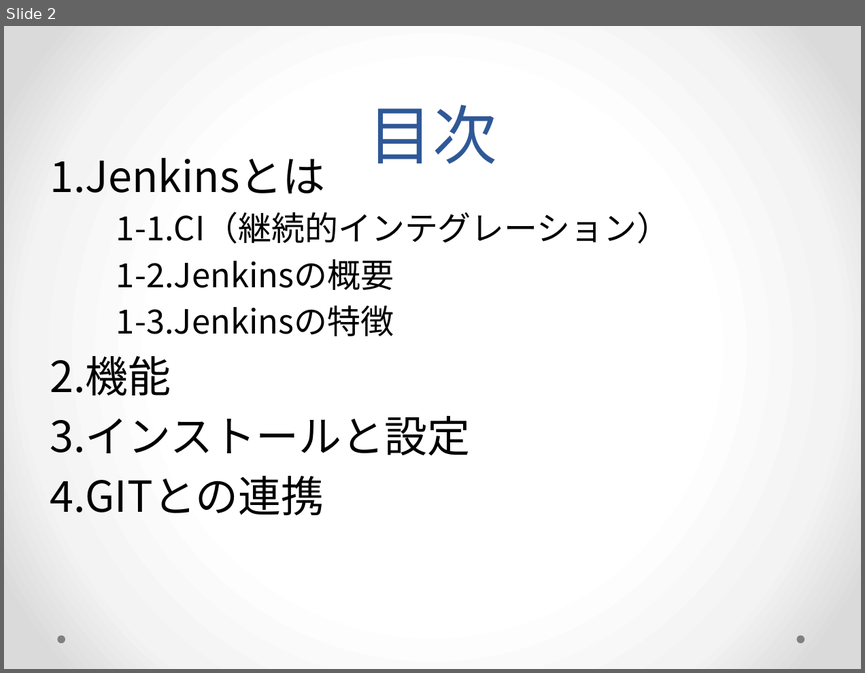
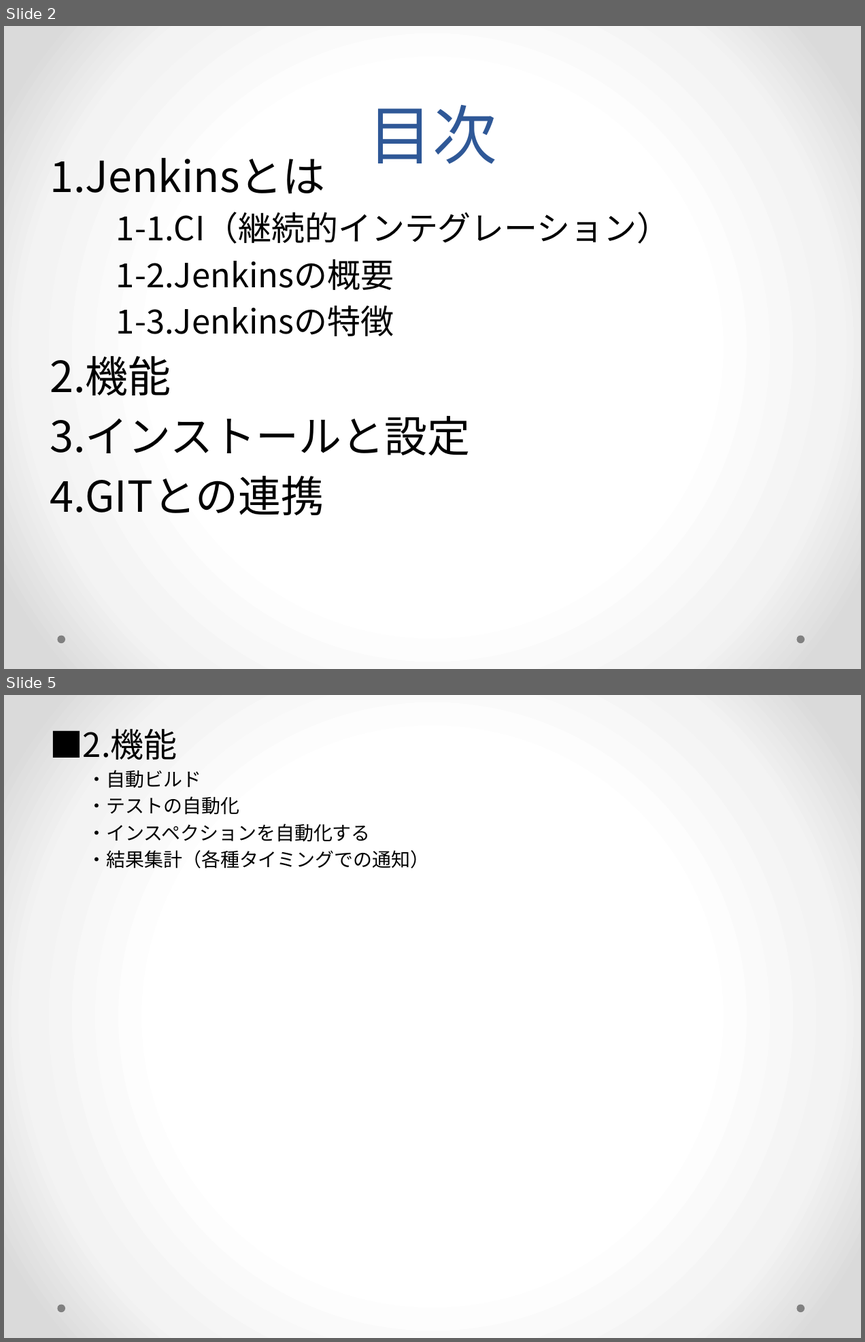
Before and after one commit to ktoten/test, a slide deck: Jenkins.pptx. Shown one above the other, each under a label of ours: slide 2 before the commit, slides 2 and 5 after it; the slides between them are not shown. The pictures are 865x673 and 865x1342 pixels, drawn with LibreOffice and Linux fonts; fonts in the diff are those of the drawing. Boxes give left, top, right and bottom in pixels: in the first picture for what was removed or moved away, otherwise in the second. Text is boxed around its words. In the diff, an @@ line names an element or a change of style, - is before the commit and + after.

```diff
--- a/Jenkins.pptx
+++ b/Jenkins.pptx
@@ slide 5 added at (4,695,861,1338), background gradient #FFFFFF to #F4F4F4 to #DADADA; not listed: 2 template elements that a slide beside it also shows @@
@@ text added at (50,729,429,868), 16 pt, text #000000 @@
+■2.機能
+・自動ビルド
+・テストの自動化
+・インスペクションを自動化する
+・結果集計（各種タイミングでの通知）
```
Also in this commit, not shown: 2 slides changed.
